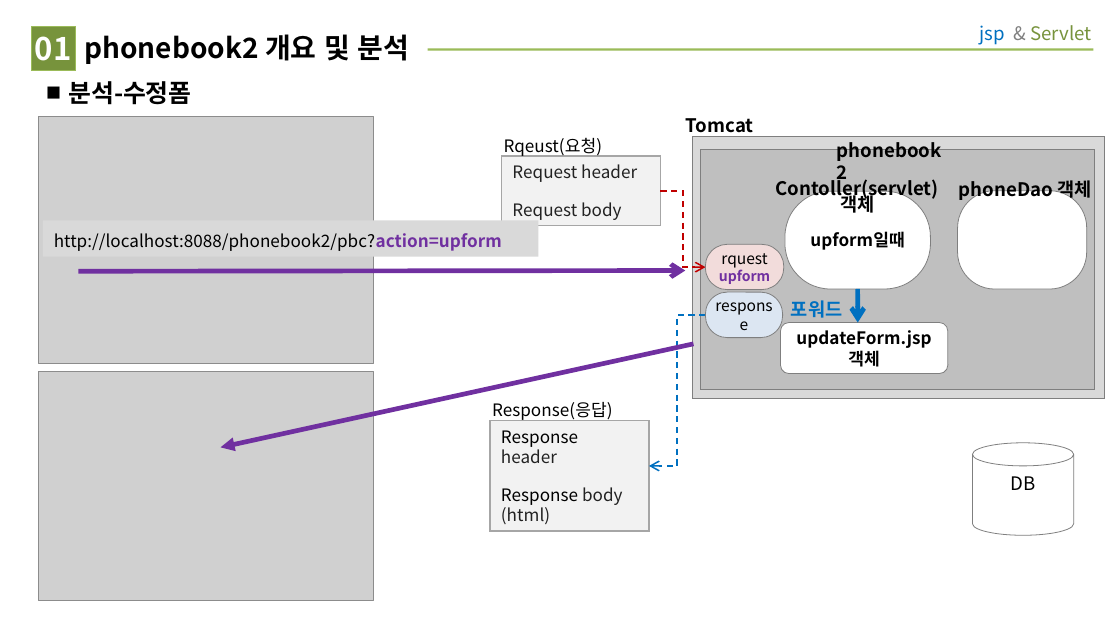
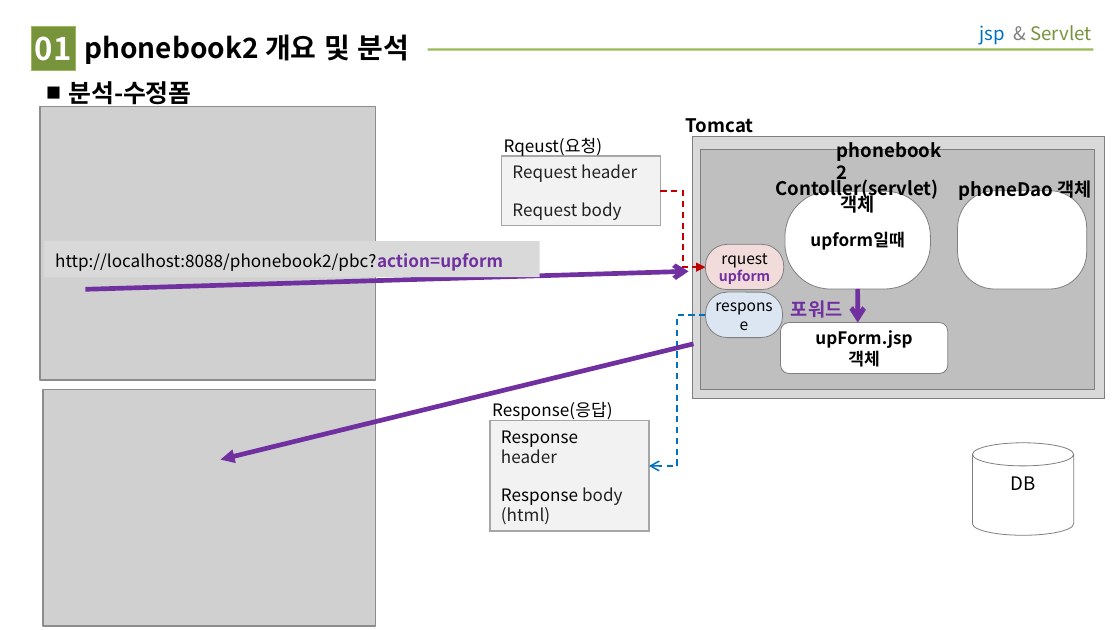
Before and after one commit to Ryu-Yena/phonebook2, a slide deck: slide 2 of phonebook2_footprint.ppt. Drawn at 1120x630 pixels with LibreOffice and Linux fonts; fonts in the diff are those of the drawing; grey boxes stand for pictures. Boxes give left, top, right and bottom in pixels: in the first picture for what was removed or moved away, otherwise in the second. Text is boxed around its words. In the diff, an @@ line names an element or a change of style, - is before the commit and + after.

Commit message:
phonebook2_footprint 삭제, 수정폼, 수정 관련 도식화

```diff
--- a/phonebook2_footprint.ppt
+++ b/phonebook2_footprint.ppt
@@ picture: place and size @@
-picture at [38,116,373,364]
+picture at [40,106,375,380]
@@ elbow arrow (661, 192) - (706, 268): arrowheads changed @@
@@ rectangle "http://localhost:8088/phonebook2/pbc?action=upform": place and size @@
-rectangle "http://localhost:8088/phonebook2/pbc?action=upform" at [43,221,539,256]
+rectangle "http://localhost:8088/phonebook2/pbc?action=upform" at [44,241,540,277]
@@ arrow moved from (78, 271) - (685, 271) to (85, 289) - (689, 271) @@
@@ text "포워드" at [791,300,842,318]: text colour #0070C0 to #7030A0 @@
@@ arrow (858, 289) - (858, 323): stroke #0070C0 3 pt to #7030A0 3 pt @@
@@ arrow moved from (221, 448) - (693, 344) to (221, 459) - (693, 344) @@
@@ text in rounded rectangle at [815,330,912,348]: text changed @@
-updateForm.jsp
+upForm.jsp
@@ picture: place and size @@
-picture at [38,372,373,601]
+picture at [43,390,375,626]
```
Also in this commit, not shown: 2 other slides changed.
